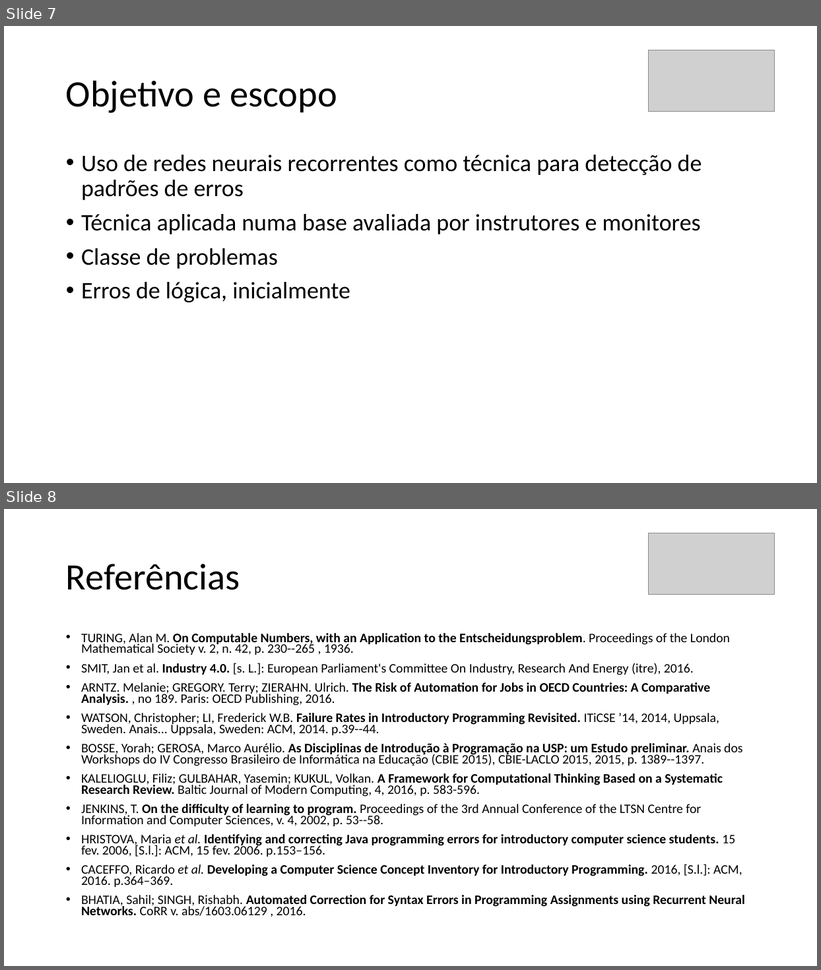
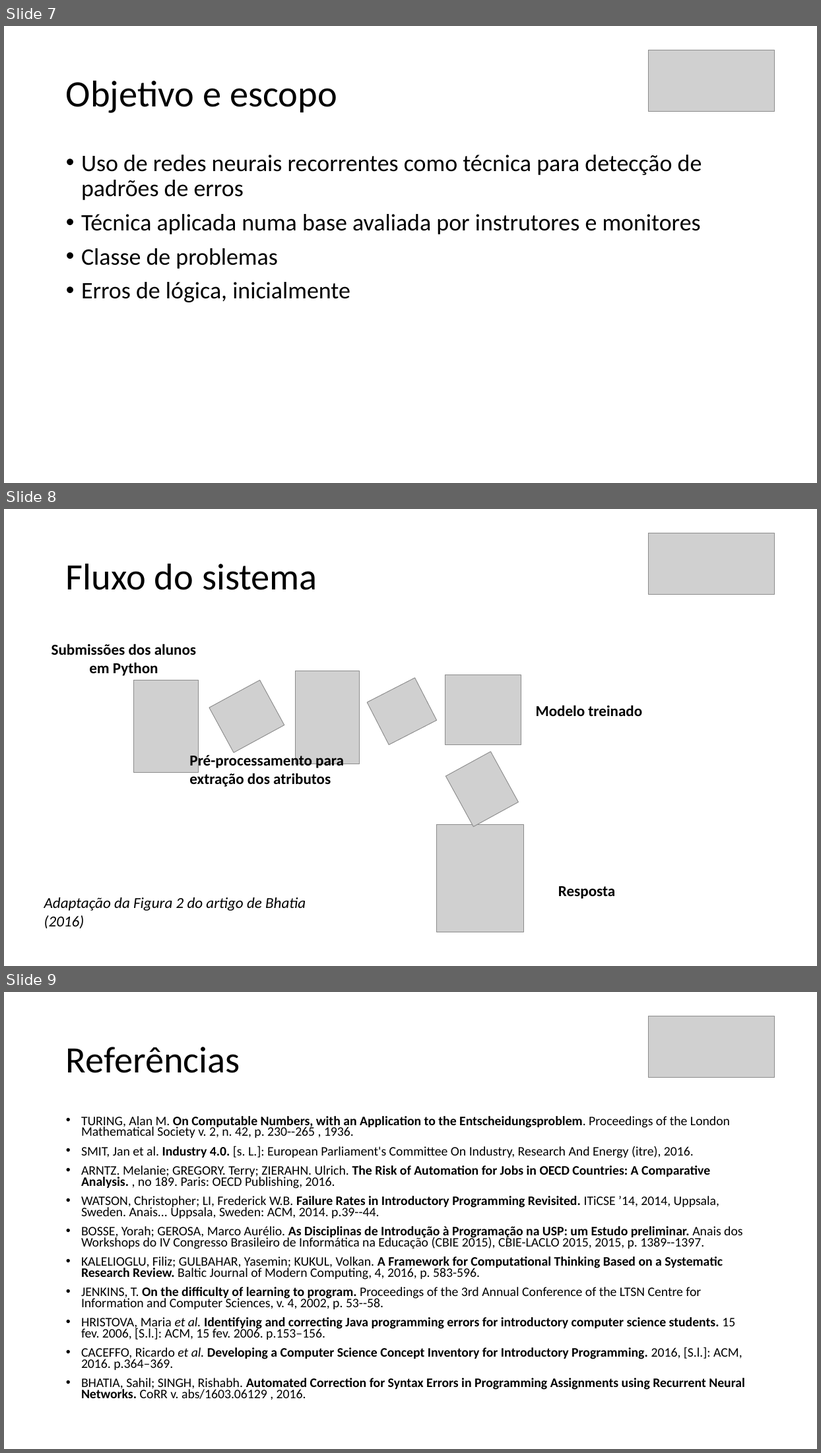
Before and after one commit to mrezende/mpq-discipline, a slide deck: exercise1/presentation/docs/Exercicio1.pptx. Shown one above the other, each under a label of ours: slides 7 and 8 before the commit, slides 7, 8 and 9 after it. The pictures are 821x970 and 821x1453 pixels, drawn with LibreOffice and Linux fonts; fonts in the diff are those of the drawing; grey boxes stand for pictures. Boxes give left, top, right and bottom in pixels: in the first picture for what was removed or moved away, otherwise in the second. Text is boxed around its words. In the diff, an @@ line names an element or a change of style, - is before the commit and + after.

```diff
--- a/exercise1/presentation/docs/Exercicio1.pptx
+++ b/exercise1/presentation/docs/Exercicio1.pptx
@@ slide 8 added at [4, 509, 817, 966], background #FFFFFF @@
@@ picture added at [649, 533, 774, 594] @@
@@ title added at [66, 563, 318, 590], 44 pt, text #000000 @@
+Fluxo do sistema
@@ text added at [52, 644, 196, 676], 18 pt, text #000000, bold @@
+Submissões dos alunos
+em Python
@@ picture added at [134, 680, 199, 772] @@
@@ picture added at [209, 680, 284, 753] @@
@@ picture added at [295, 671, 360, 764] @@
@@ picture added at [367, 678, 436, 745] @@
@@ picture added at [445, 675, 521, 745] @@
@@ text added at [536, 705, 642, 716], 18 pt, text #000000, bold @@
+Modelo treinado
@@ text added at [189, 753, 344, 787], 18 pt, text #000000, bold @@
+Pré-processamento para extração dos atributos
@@ picture added at [446, 752, 519, 827] @@
@@ picture added at [437, 824, 523, 931] @@
@@ text added at [44, 898, 306, 929], 18 pt, text #000000, italic @@
+Adaptação da Figura 2 do artigo de Bhatia (2016)
@@ text added at [558, 887, 615, 899], 18 pt, text #000000, bold @@
+Resposta
@@ what was slide 8 is now slide 9 @@
```
Also in this commit, not shown: 1 slide changed, 2 other files.
